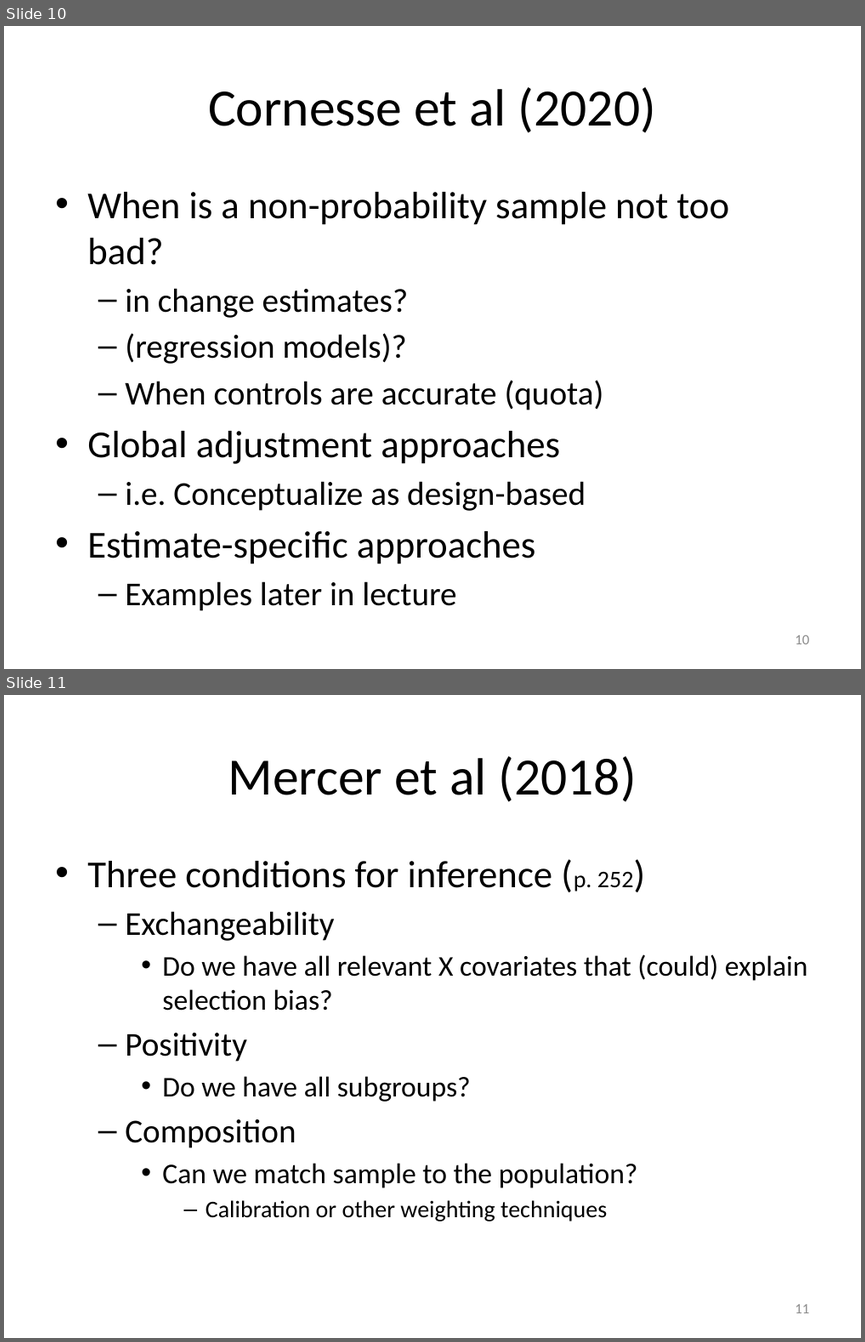
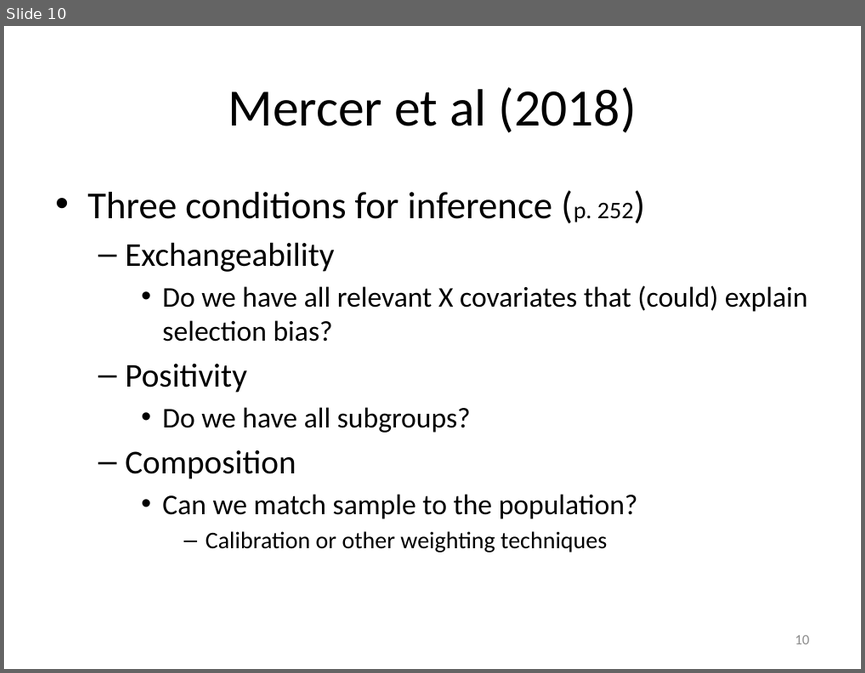
Before and after one commit to peterlugtig/peterlugtig.github.io, a slide deck: static/files/SDA/week13/lecture_week_13.pptx. Shown one above the other, each under a label of ours: slides 10 and 11 before the commit, slide 10 after it. The pictures are 865x1342 and 865x673 pixels, drawn with LibreOffice and Linux fonts; fonts in the diff are those of the drawing. Boxes give left, top, right and bottom in pixels: in the first picture for what was removed or moved away, otherwise in the second. Text is boxed around its words. In the diff, an @@ line names an element or a change of style, - is before the commit and + after.

```diff
--- a/static/files/SDA/week13/lecture_week_13.pptx
+++ b/static/files/SDA/week13/lecture_week_13.pptx
@@ slide 10 removed at (x1=4, y1=26, x2=861, y2=669), background #FFFFFF @@
@@ title removed at (x1=208, y1=87, x2=656, y2=133) @@
-Cornesse et al (2020)
@@ text removed at (x1=87, y1=192, x2=729, y2=611) @@
-• When is a non-probability sample not too bad?
-  – in change estimates?
-  – (regression models)?
-  – When controls are accurate (quota)
-• Global adjustment approaches
-  – i.e. Conceptualize as design-based
-• Estimate-specific approaches
-  – Examples later in lecture
@@ page number removed at (x1=794, y1=635, x2=809, y2=644) @@
-10
@@ what was slide 11 is now slide 10 @@
@@ page number at (x1=794, y1=635, x2=809, y2=644): text changed @@
-11
+10
```
Also in this commit, not shown: 10 slides changed, 3 slides added, 7 other files.
